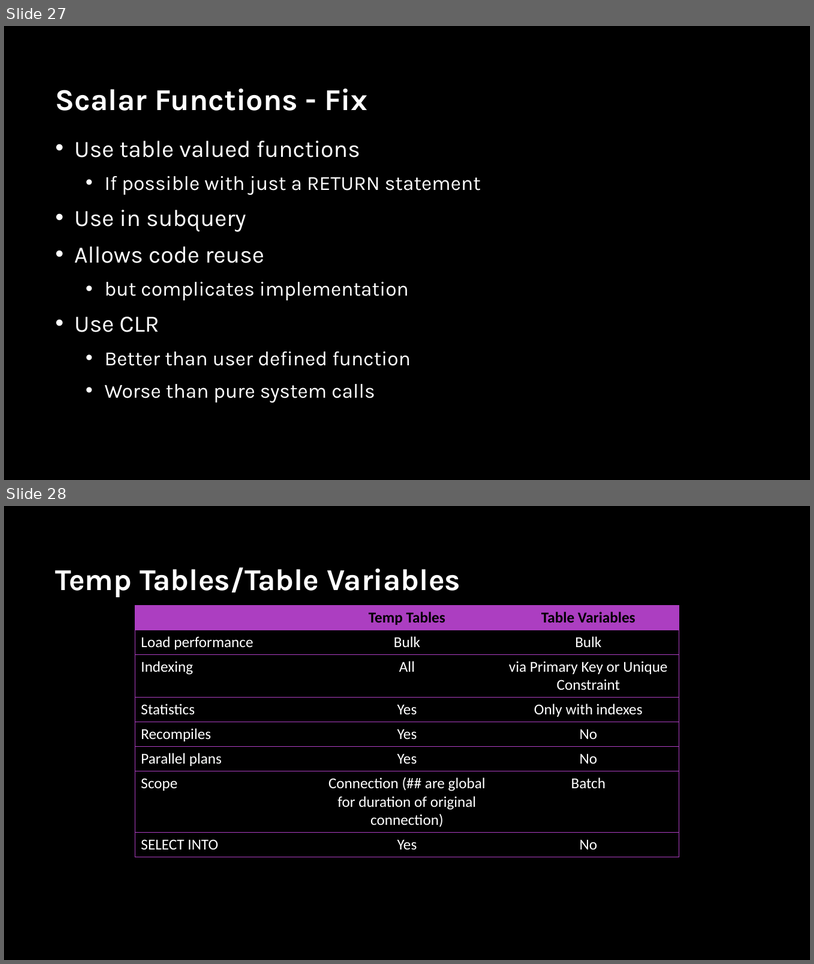
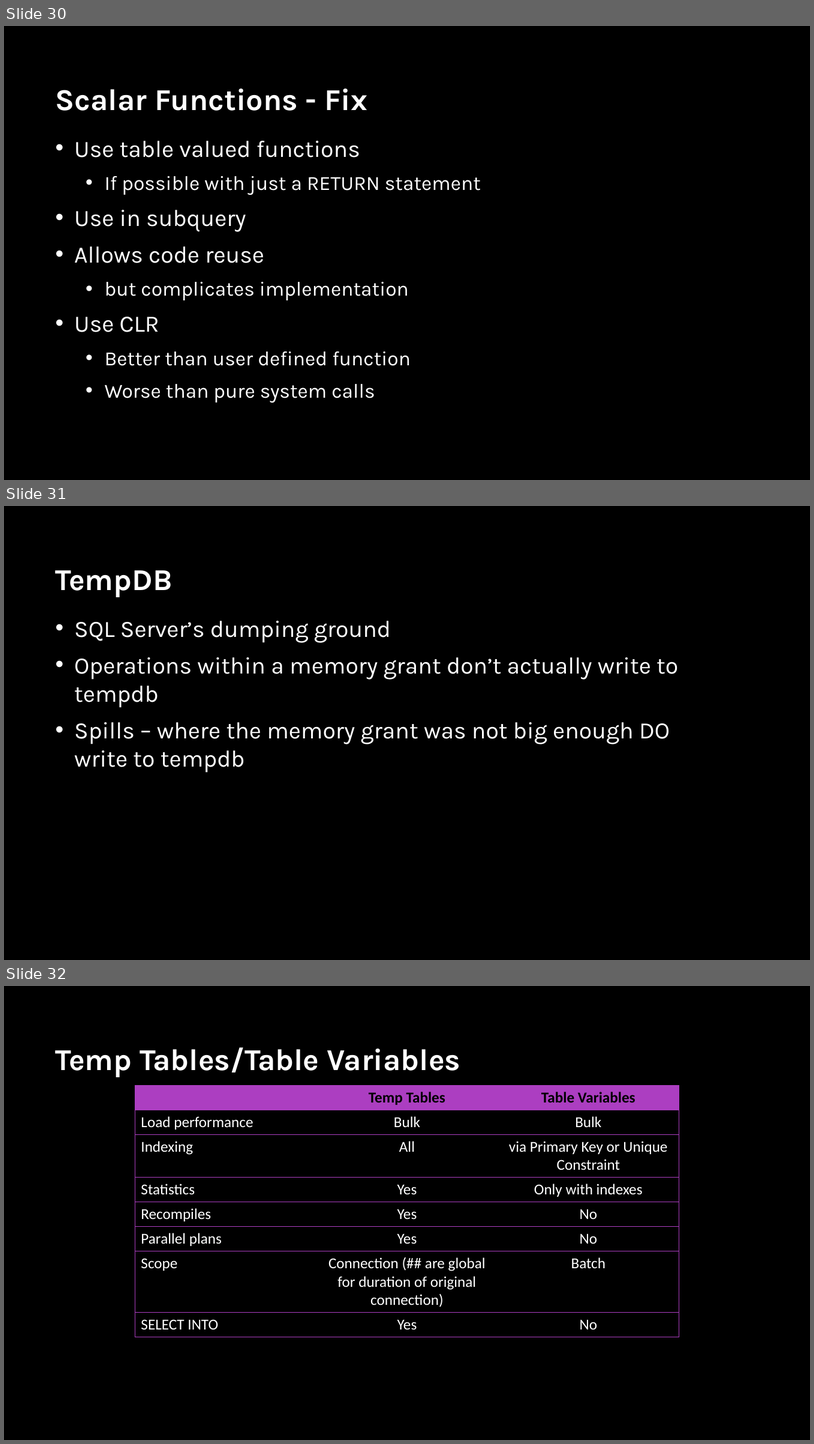
Before and after one commit to sabinio/SQLTraining, a slide deck: Slides/4. Performance.pptx. Shown one above the other, each under a label of ours: slides 27 and 28 before the commit, slides 30, 31 and 32 after it. The pictures are 814x964 and 814x1444 pixels, drawn with LibreOffice and Linux fonts; fonts in the diff are those of the drawing; background and template pictures are left out. Boxes give left, top, right and bottom in pixels: in the first picture for what was removed or moved away, otherwise in the second. Text is boxed around its words. In the diff, an @@ line names an element or a change of style, - is before the commit and + after.

```diff
--- a/Slides/4. Performance.pptx
+++ b/Slides/4. Performance.pptx
@@ slide 31 added at [4,506,810,960], background picture (left out) @@
@@ title added at [56,570,173,597], 36 pt, text #FFFFFF, bold @@
+TempDB
@@ text added at [74,621,678,772], 28 pt, text #FFFFFF @@
+• SQL Server’s dumping ground
+• Operations within a memory grant don’t actually write to tempdb
+• Spills – where the memory grant was not big enough DO write to tempdb
@@ what was slide 27 is now slide 30 @@
@@ what was slide 28 is now slide 32 @@
```
Also in this commit, not shown: 9 slides changed, 6 other slides added.
